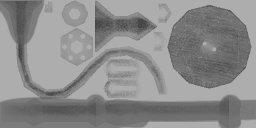
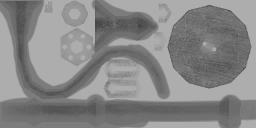
Before/after of a 256 × 128 layered artwork. What changed in the layer stack:
renamed "Layer 1" to "Layer 2", painted on it over [11, 0, 171, 100]
